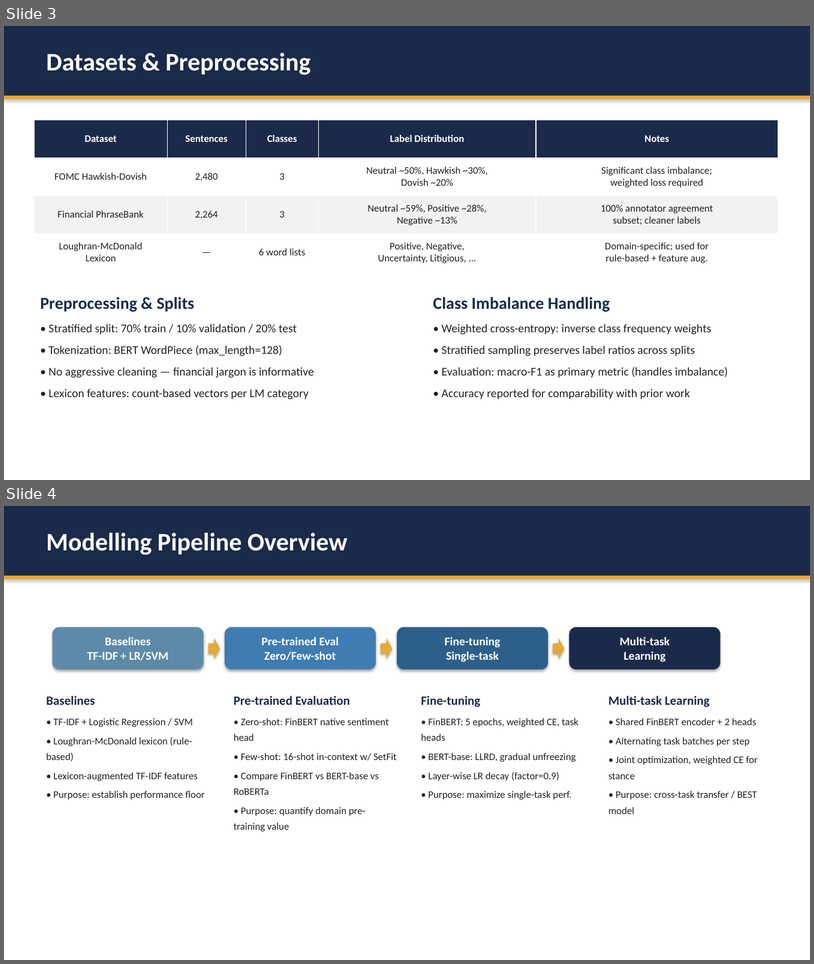
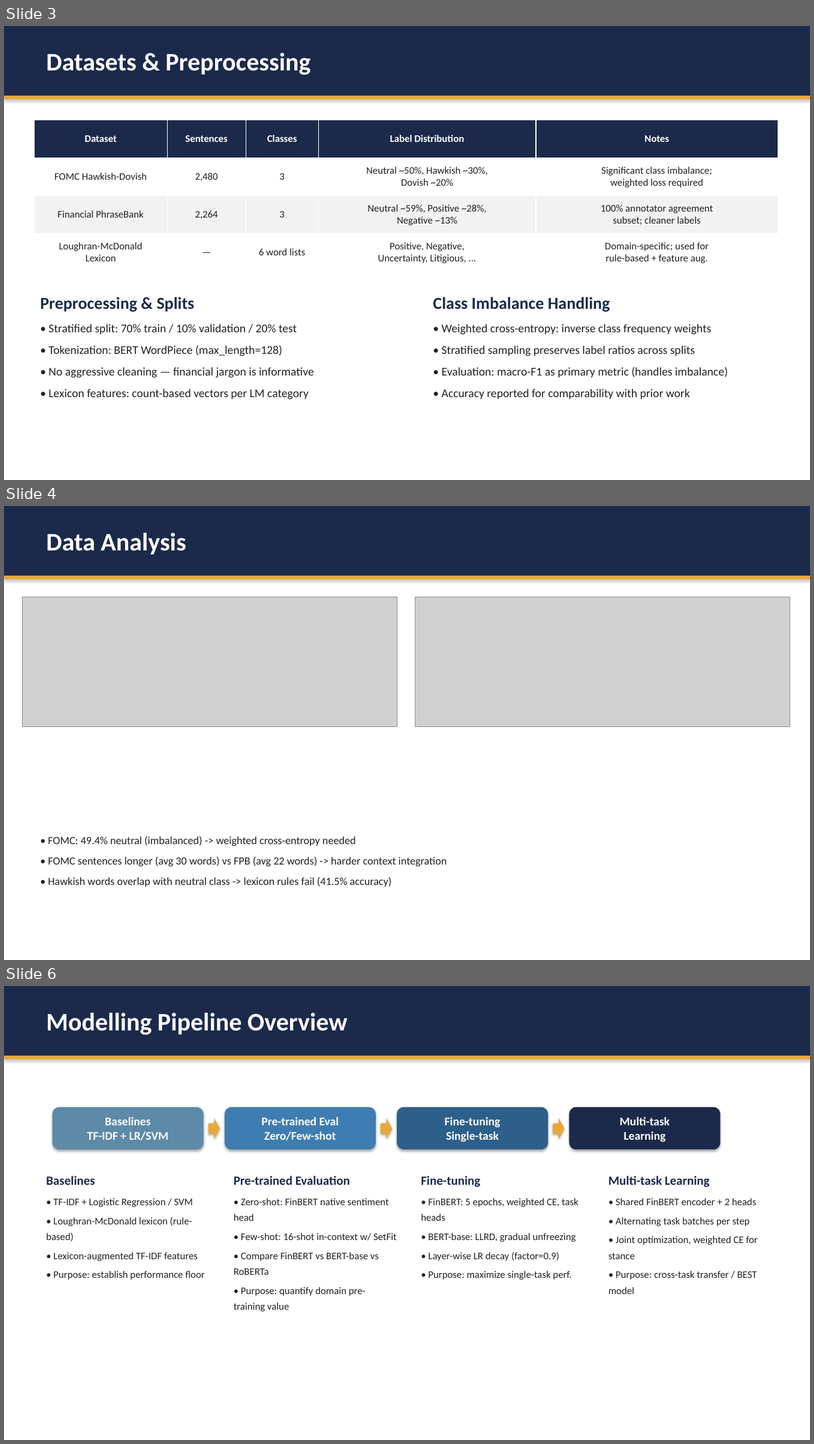
Before and after one commit to LouisNguyen1409/financial-nlp-stance-sentiment, a slide deck: presentation/COMP6713_Financial_NLP.pptx. Shown one above the other, each under a label of ours: slides 3 and 4 before the commit, slides 3, 4 and 6 after it; the slides between them are not shown. The pictures are 814x964 and 814x1444 pixels, drawn with LibreOffice and Linux fonts; fonts in the diff are those of the drawing; grey boxes stand for pictures. Boxes give left, top, right and bottom in pixels: in the first picture for what was removed or moved away, otherwise in the second. Text is boxed around its words. In the diff, an @@ line names an element or a change of style, - is before the commit and + after.

```diff
--- a/presentation/COMP6713_Financial_NLP.pptx
+++ b/presentation/COMP6713_Financial_NLP.pptx
@@ slide 4 added at [4, 506, 810, 960], background #FFFFFF @@
@@ rectangle added at [4, 506, 810, 576], fill #1B2A4A @@
@@ text added at [46, 532, 186, 555], 30 pt, text #FFFFFF, bold @@
+Data Analysis
@@ rectangle added at [4, 576, 810, 579], fill #E8A838 @@
@@ picture added at [22, 597, 397, 727] @@
@@ picture added at [416, 597, 791, 727] @@
@@ text added at [48, 836, 447, 886], 13 pt, text #202020 @@
+• FOMC: 49.4% neutral (imbalanced) -> weighted cross-entropy needed
+• FOMC sentences longer (avg 30 words) vs FPB (avg 22 words) -> harder context integration
+• Hawkish words overlap with neutral class -> lexicon rules fail (41.5% accuracy)
@@ what was slide 4 is now slide 6 @@
```
Also in this commit, not shown: 1 slide changed, 1 other slide added, 8 other files.
